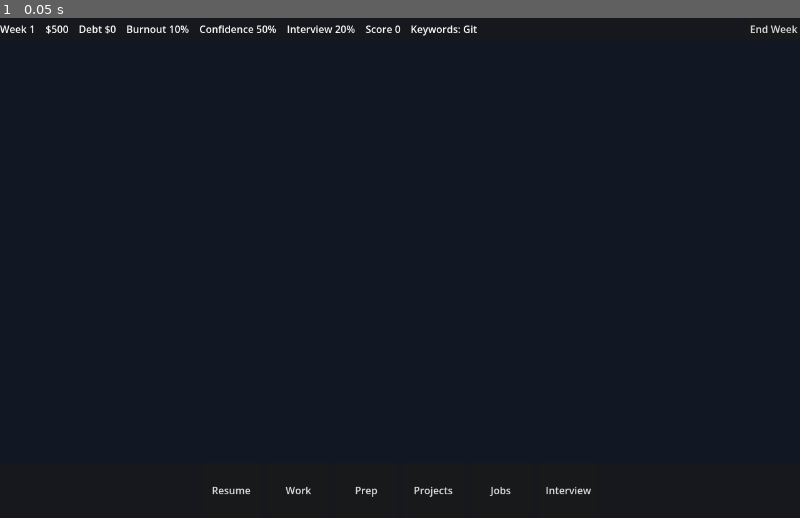
Above: before the commit, frame 1.
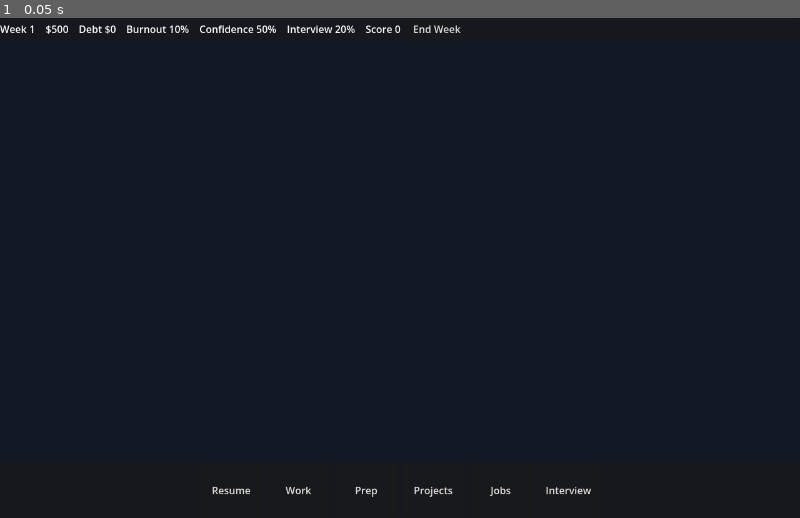
Above: after the commit, the same moment.

Repository: ValaryAnguzuzu/uncommon-hacks
Game: Godot game, scene res://Main.tscn
Two runs of this game, one before a commit and one after it. Both use one fixed random seed, a clock stepped at 60 frames per second and the inputs below.
Inputs:
- Up to frame 1 (0.05 s): no input

The runs differ from the first frame. In frame 1, 0.1% of the frame differs, in the area x 51-100%, y 1-4%.
Error after the commit: Invalid access to property or key 'state_changed' on a base object of type 'Nil'. (res://scripts/TopMenuBar.gd:28)

Commit message:
Wire top menu bar to player state

Diff:
--- a/TopMenuBar.tscn
+++ b/TopMenuBar.tscn
@@ -1,4 +1,6 @@
-[gd_scene format=3 uid="uid://8nn8bvi5c7vw"]
+[gd_scene load_steps=2 format=3 uid="uid://8nn8bvi5c7vw"]
+
+[ext_resource type="Script" path="res://scripts/TopMenuBar.gd" id="1_top_menu_script"]
 
 [node name="TopMenuBar" type="PanelContainer"]
 custom_minimum_size = Vector2(0, 36)
@@ -7,6 +9,7 @@
 anchor_right = 1.0
 offset_bottom = 36.0
 grow_horizontal = 2
+script = ExtResource("1_top_menu_script")
 
 [node name="StatsRow" type="HBoxContainer" parent="."]
 layout_mode = 2
@@ -40,12 +43,6 @@
 layout_mode = 2
 text = "Score 0"
 
-[node name="KeywordsLabel" type="Label" parent="StatsRow"]
-layout_mode = 2
-size_flags_horizontal = 3
-text = "Keywords: Git"
-clip_text = true
-
 [node name="EndWeekButton" type="Button" parent="StatsRow"]
 layout_mode = 2
 text = "End Week"
--- /dev/null
+++ b/scripts/TopMenuBar.gd
@@ -0,0 +1,48 @@
+extends PanelContainer
+
+# TopMenuBar is a read-only view of PlayerState.
+#
+# General behavior:
+# - On ready, it fills every label with the current PlayerState values.
+# - It listens for PlayerState.state_changed so the UI refreshes after actions.
+# - It should not own game rules. It only displays state and forwards button
+#   clicks to managers or PlayerState helpers.
+# - Keep this bar focused on urgent survival stats. Resume keywords belong in
+#   ResumeWindow, where the player can inspect their full build.
+# - End Week calls PlayerState.advance_week() for now so we can test the state
+#   refresh loop before GameManager owns week-end rules.
+
+@onready var week_label: Label = $StatsRow/WeekLabel
+@onready var money_label: Label = $StatsRow/MoneyLabel
+@onready var debt_label: Label = $StatsRow/DebtLabel
+@onready var burnout_label: Label = $StatsRow/BurnoutLabel
+@onready var confidence_label: Label = $StatsRow/ConfidenceLabel
+@onready var interview_skill_label: Label = $StatsRow/InterviewSkillLabel
+@onready var score_label: Label = $StatsRow/ScoreLabel
+@onready var end_week_button: Button = $StatsRow/EndWeekButton
+
+
+func _ready() -> void:
+	# Connect once so every PlayerState helper automatically updates the bar.
+	var refresh_callable := Callable(self, "refresh")
+	if not PlayerState.state_changed.is_connected(refresh_callable):
+		PlayerState.state_changed.connect(refresh_callable)
+
+	end_week_button.pressed.connect(_on_end_week_button_pressed)
+	refresh()
+
+
+func refresh() -> void:
+	# Pull values from PlayerState each time instead of storing duplicate copies.
+	week_label.text = "Week %s/%s" % [PlayerState.week_num, PlayerState.max_weeks]
+	money_label.text = "$%s" % PlayerState.checking_balance
+	debt_label.text = "Debt $%s" % PlayerState.debt
+	burnout_label.text = "Burnout %s%%" % PlayerState.burnout
+	confidence_label.text = "Confidence %s%%" % PlayerState.confidence
+	interview_skill_label.text = "Interview %s%%" % PlayerState.interview_skill
+	score_label.text = "Score %s" % PlayerState.score
+
+
+func _on_end_week_button_pressed() -> void:
+	# Temporary direct call. Later this should become GameManager.end_week().
+	PlayerState.advance_week()
